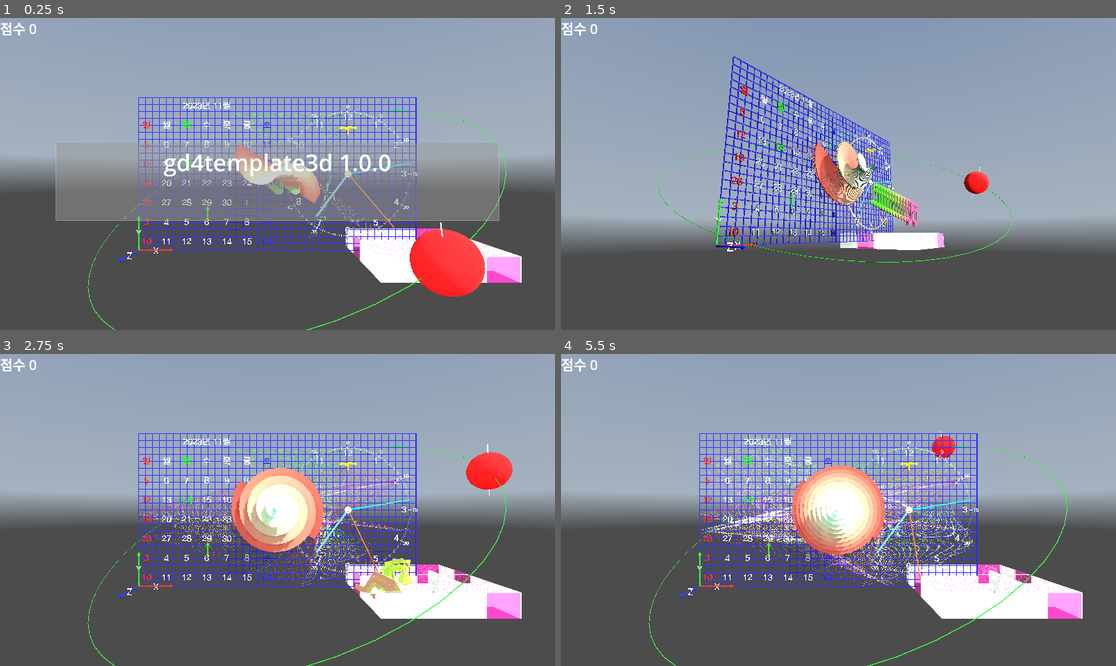
Above: before the commit, frames 1-4 (two rows, left to right).
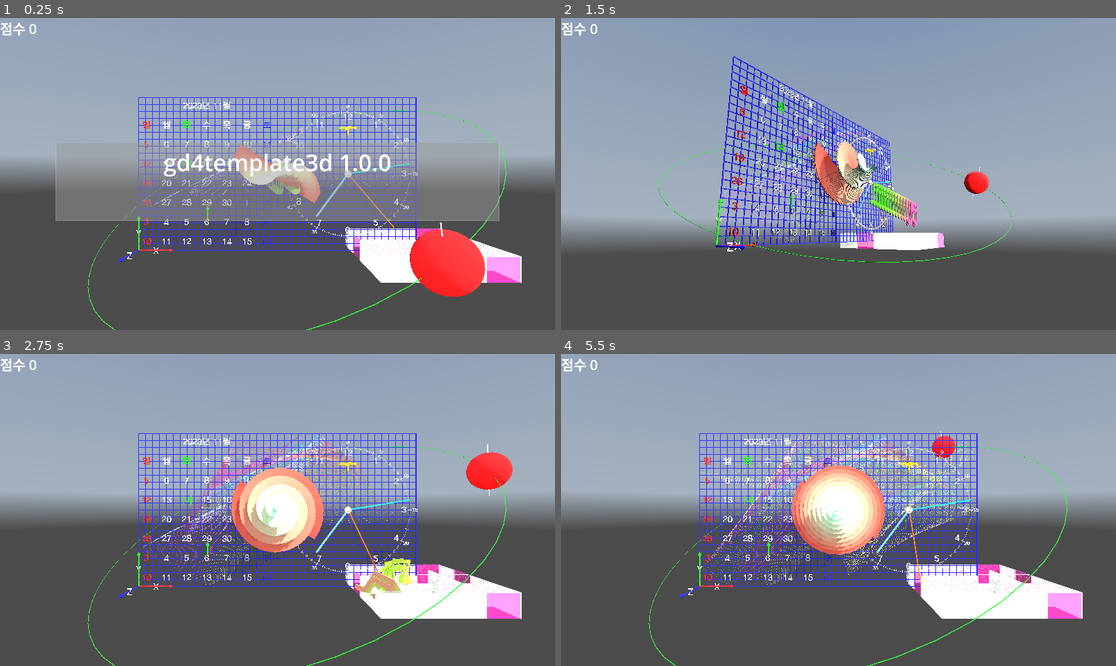
Above: after the commit, the same moments.

Repository: kasworld/gd4template3d
Game: Godot game, scene res://main.tscn
Same seed, same stepped clock (60 frames per second), same inputs: the game is played once before the commit and once after it. A sky picture missing from this copy of the repository is replaced by a grey-blue gradient.
Inputs (mouse positions are in pixels of both pictures, inside the frame that each line leads up to):
- Up to frame 1 (0.25 s): no input
- Up to frame 2 (1.5 s): tap Enter at 0.5, 0.6, 1.35 s; move the mouse to (960, 158) at 0.52 s; click (960, 158) at 0.67 s; move the mouse to (727, 189) at 1.27 s; click (727, 189) at 1.42 s
- Up to frame 3 (2.75 s): move the mouse to (333, 441) at 2.02 s; tap Enter at 2.1 s; click (333, 441) at 2.17 s
- Up to frame 4 (5.5 s): move the mouse to (810, 572) at 2.77 s; tap Enter every 0.75 s from 2.85 to 5.1 s; click (810, 572) at 2.92 s; move the mouse to (1005, 556) at 3.52 s; click (1005, 556) at 3.67 s; move the mouse to (672, 463) at 4.27 s; click (672, 463) at 4.42 s; move the mouse to (866, 510) at 5.02 s; click (866, 510) at 5.17 s

The runs differ from the first frame. In frame 1, 0.5% of the frame differs, in the area x 26-75%, y 30-71%; in frame 2, 0.9%; in frame 3, 3.4%; in frame 4, 5.4%, in the area x 25-80%, y 25-75%.

Commit message:
update Maze3D

Diff:
--- a/main.gd
+++ b/main.gd
@@ -20,6 +20,7 @@
 
 	$Maze3D.init_with_color(
 		Maze3DSetting.new_default(),
+		Callable(),
 		NamedColorList.color_list.pick_random()[0],
 		NamedColorList.color_list.pick_random()[0],
 		)
--- a/maze_3d/maze_3d.gd
+++ b/maze_3d/maze_3d.gd
@@ -15,22 +15,20 @@
 var main_wall_mat :StandardMaterial3D
 var sub_wall_mat :StandardMaterial3D
 var pillar_mat :StandardMaterial3D
-var line2d_subviewport :SubViewport
-var clockcalendar_sel :int
 
 func _to_string() -> String:
 	return "Maze3D[%s]" % [maze3d_setting]
 
-func init_with_mat(ts :Maze3DSetting, matmain :StandardMaterial3D, matsub :StandardMaterial3D) -> Maze3D:
+func init_with_mat(ts :Maze3DSetting, makedecofn :Callable, matmain :StandardMaterial3D, matsub :StandardMaterial3D) -> Maze3D:
 	maze3d_setting = ts
 	sub_wall_mat = matsub
 	main_wall_mat = matmain
 	pillar_mat = main_wall_mat.duplicate()
 	pillar_mat.uv1_scale = Vector3( 3.0/20, 2, 1)
-	make_maze3d()
+	make_maze3d(makedecofn)
 	return self
 
-func init_with_color(ts :Maze3DSetting, comain :Color, cosub :Color) -> Maze3D:
+func init_with_color(ts :Maze3DSetting, makedecofn :Callable, comain :Color, cosub :Color) -> Maze3D:
 	maze3d_setting = ts
 	sub_wall_mat = StandardMaterial3D.new()
 	sub_wall_mat.albedo_color = Color( cosub, 0.5)
@@ -38,14 +36,14 @@
 	main_wall_mat = StandardMaterial3D.new()
 	main_wall_mat.albedo_color = comain
 	pillar_mat = main_wall_mat.duplicate()
-	make_maze3d()
+	make_maze3d(makedecofn)
 	return self
 
-func make_maze3d() -> void:
+func make_maze3d(makedecofn :Callable) -> void:
 	maze_cells = Maze.new(maze3d_setting.MazeSize)
 	make_wall_by_maze()
 	make_pillas()
-	make_wall_deco_by_maze()
+	make_wall_deco_by_maze(makedecofn)
 	var sz := maze3d_setting.CalcSizeWithWallV2()
 	$Floor.init_with_color(sz, sz*2, 0.01, darkcolorlist.pick_random()[0])
 	$Floor.position = Vector3(-maze3d_setting.WallThick/2, 0 ,-maze3d_setting.WallThick/2)
@@ -57,7 +55,6 @@
 	$Ceiling.position += -shiftsize
 	$WallContainer.position = -shiftsize
 	$PillarContainer.position = -shiftsize
-	$WallDeco.position = -shiftsize
 
 func make_pillas() -> void:
 	var multi_inst = make_box_multi_inst(pillar_mat, Vector3(maze3d_setting.WallThick,maze3d_setting.StoryH,maze3d_setting.WallThick) )
@@ -140,92 +137,38 @@
 			else:
 				pos_list_ns_main.append(pos_face_ns)
 
-func make_wall_deco_by_maze() -> void:
+func make_wall_deco_by_maze(makedeco :Callable) -> void:
+	if not makedeco.is_valid():
+		return
 	for y in maze3d_setting.MazeSize.y:
 		for x in maze3d_setting.MazeSize.x:
 			if not maze_cells.is_open_dir_at(x,y,EnumDir.Flag.North):
-				add_wall_deco_at( x , y , EnumDir.Flag.North)
+				makedeco.call( x , y , EnumDir.Flag.North)
 			if not maze_cells.is_open_dir_at(x,y,EnumDir.Flag.West):
-				add_wall_deco_at( x , y , EnumDir.Flag.West)
+				makedeco.call( x , y , EnumDir.Flag.West)
 
 	for x in maze3d_setting.MazeSize.x :
 		if not maze_cells.is_open_dir_at(x,maze3d_setting.MazeSize.y-1,EnumDir.Flag.South):
-			add_wall_deco_at( x , maze3d_setting.MazeSize.y , EnumDir.Flag.South)
+			makedeco.call( x , maze3d_setting.MazeSize.y , EnumDir.Flag.South)
 
 	for y in maze3d_setting.MazeSize.y:
 		if not maze_cells.is_open_dir_at(maze3d_setting.MazeSize.x-1,y,EnumDir.Flag.East):
-			add_wall_deco_at( maze3d_setting.MazeSize.x , y , EnumDir.Flag.East)
-
-# add clock or calendar
-func add_wall_deco_at(x :int, y :int, dir :EnumDir.Flag) -> void:
+			makedeco.call( maze3d_setting.MazeSize.x , y , EnumDir.Flag.East)
+
+func deco_pos_by_dir(x :int, y :int, dir :EnumDir.Flag) -> Vector3:
 	var pos_face_ew = Vector3( x *maze3d_setting.LaneW, maze3d_setting.StoryH/2.0, y *maze3d_setting.LaneW +maze3d_setting.LaneW/2)
 	var pos_face_ns = Vector3( x *maze3d_setting.LaneW +maze3d_setting.LaneW/2, maze3d_setting.StoryH/2.0, y *maze3d_setting.LaneW)
-
-	if randf() < maze3d_setting.MakeLine2DWallRate:
-		if line2d_subviewport == null:
-			line2d_subviewport = make_line2d_subvuewport(Vector2i(2000,1500))
-		var b = make_plane_from_subviewport(line2d_subviewport)
-		match dir:
-			EnumDir.Flag.West:
-				b.position = pos_face_ew + Vector3(maze3d_setting.WallThick,0,0)
-				b.rotate_y(PI/2)
-			EnumDir.Flag.East:
-				b.position = pos_face_ew - Vector3(maze3d_setting.WallThick,0,0)
-				b.rotate_y(-PI/2)
-			EnumDir.Flag.North:
-				b.position = pos_face_ns + Vector3(0,0,maze3d_setting.WallThick)
-			EnumDir.Flag.South:
-				b.position = pos_face_ns - Vector3(0,0,maze3d_setting.WallThick)
-				b.rotate_y(PI)
-		return
-
-	if randf() < maze3d_setting.MakeClockCalWallRate:
-		var n :Node3D
-		var depth = 0.1
-		clockcalendar_sel +=1
-		if clockcalendar_sel % 2 == 0:
-			n = preload("res://calendar3d/calendar_3d.tscn").instantiate()
-			n.init(maze3d_setting.LaneW, maze3d_setting.StoryH,depth, 5, false)
-		else :
-			n = preload("res://analogclock3d/analog_clock_3d.tscn").instantiate()
-			n.init(min(maze3d_setting.LaneW,maze3d_setting.StoryH)/2,depth, 4, 9.0, false)
-		n.rotate_z(PI/2)
-		n.rotate_y(EnumDir.dir2rad(1+EnumDir.Flag2Dir[dir]))
-		$WallDeco.add_child(n)
-		match dir:
-			EnumDir.Flag.West:
-				n.position = pos_face_ew + Vector3(maze3d_setting.WallThick,0,0)
-			EnumDir.Flag.East:
-				n.position = pos_face_ew - Vector3(maze3d_setting.WallThick,0,0)
-			EnumDir.Flag.North:
-				n.position = pos_face_ns + Vector3(0,0,maze3d_setting.WallThick)
-			EnumDir.Flag.South:
-				n.position = pos_face_ns - Vector3(0,0,maze3d_setting.WallThick)
-
-func make_line2d_subvuewport(size_pixel:Vector2i) -> SubViewport:
-	var l2d = preload("res://move_line2d/move_line_2d.tscn").instantiate().init_with_random(300,4,1.5,size_pixel)
-	l2d.start()
-	var sv = SubViewport.new()
-	sv.size = size_pixel
-	#sv.render_target_update_mode = SubViewport.UPDATE_ALWAYS
-	#sv.render_target_clear_mode = SubViewport.CLEAR_MODE_ALWAYS
-	sv.transparent_bg = true
-	sv.add_child(l2d)
-	$WallDeco.add_child(sv)
-	return sv
-
-func make_plane_from_subviewport(sv :SubViewport) -> MeshInstance3D:
-	var mesh = PlaneMesh.new()
-	mesh.size = Vector2(maze3d_setting.LaneW, maze3d_setting.StoryH)
-	mesh.orientation = PlaneMesh.FACE_Z
-	var sp = MeshInstance3D.new()
-	sp.mesh = mesh
-	sp.material_override = StandardMaterial3D.new()
-	sp.material_override.transparency = StandardMaterial3D.TRANSPARENCY_ALPHA
-	sp.material_override.albedo_texture = sv.get_texture()
-	#sp.material_override.uv1_scale = Vector3(3, 2, 1) # same tex to all 6 plane
-	$WallDeco.add_child(sp)
-	return sp
+	var pos :Vector3
+	match dir:
+		EnumDir.Flag.West:
+			pos =  pos_face_ew + Vector3(maze3d_setting.WallThick,0,0)
+		EnumDir.Flag.East:
+			pos =  pos_face_ew - Vector3(maze3d_setting.WallThick,0,0)
+		EnumDir.Flag.North:
+			pos =  pos_face_ns + Vector3(0,0,maze3d_setting.WallThick)
+		EnumDir.Flag.South:
+			pos =  pos_face_ns - Vector3(0,0,maze3d_setting.WallThick)
+	return pos
 
 func view_floor_ceiling(f :bool,c :bool) -> void:
 	$Floor.visible = f
--- a/maze_3d/maze_3d.tscn
+++ b/maze_3d/maze_3d.tscn
@@ -15,5 +15,3 @@
 
 [node name="Ceiling" parent="." instance=ExtResource("2_2b0r0")]
 transform = Transform3D(1, 0, 0, 0, -4.371139e-08, -1, 0, 1, -4.371139e-08, 0, 0, 0)
-
-[node name="WallDeco" type="Node3D" parent="."]
--- a/maze_3d/maze_3d_setting.gd
+++ b/maze_3d/maze_3d_setting.gd
@@ -6,12 +6,7 @@
 	rtn.StoryH = 3.0
 	rtn.LaneW = 4.0
 	rtn.WallThick = rtn.LaneW *0.05
-
 	rtn.MakeSubWallRate = 1.0/rtn.CalcCellCount()
-	#rtn.MakeLine2DWallRate = 0
-	#rtn.MakeClockCalWallRate = 0
-	rtn.MakeLine2DWallRate = 1.0/rtn.CalcCellCount()
-	rtn.MakeClockCalWallRate = 1.0/rtn.CalcCellCount()
 	return rtn
 
 func _to_string() -> String:
@@ -23,10 +18,7 @@
 var StoryH :float
 var LaneW :float
 var WallThick :float
-
-var MakeLine2DWallRate :float
 var MakeSubWallRate :float
-var MakeClockCalWallRate :float
 
 func duplicate() -> Maze3DSetting:
 	var rtn := new()
@@ -34,9 +26,7 @@
 	rtn.StoryH = StoryH
 	rtn.LaneW = LaneW
 	rtn.WallThick = WallThick
-	rtn.MakeLine2DWallRate = MakeLine2DWallRate
 	rtn.MakeSubWallRate = MakeSubWallRate
-	rtn.MakeClockCalWallRate = MakeClockCalWallRate
 	return rtn
 
 func rand_pos_2i() -> Vector2i:
